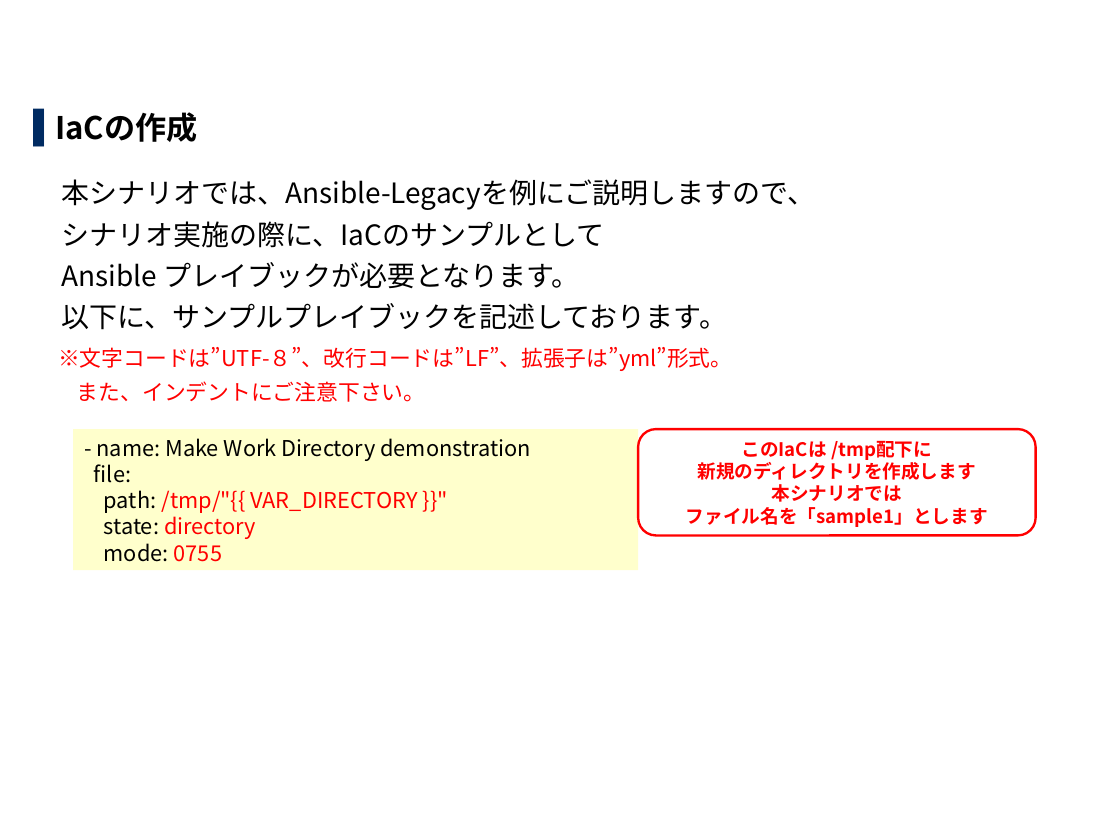
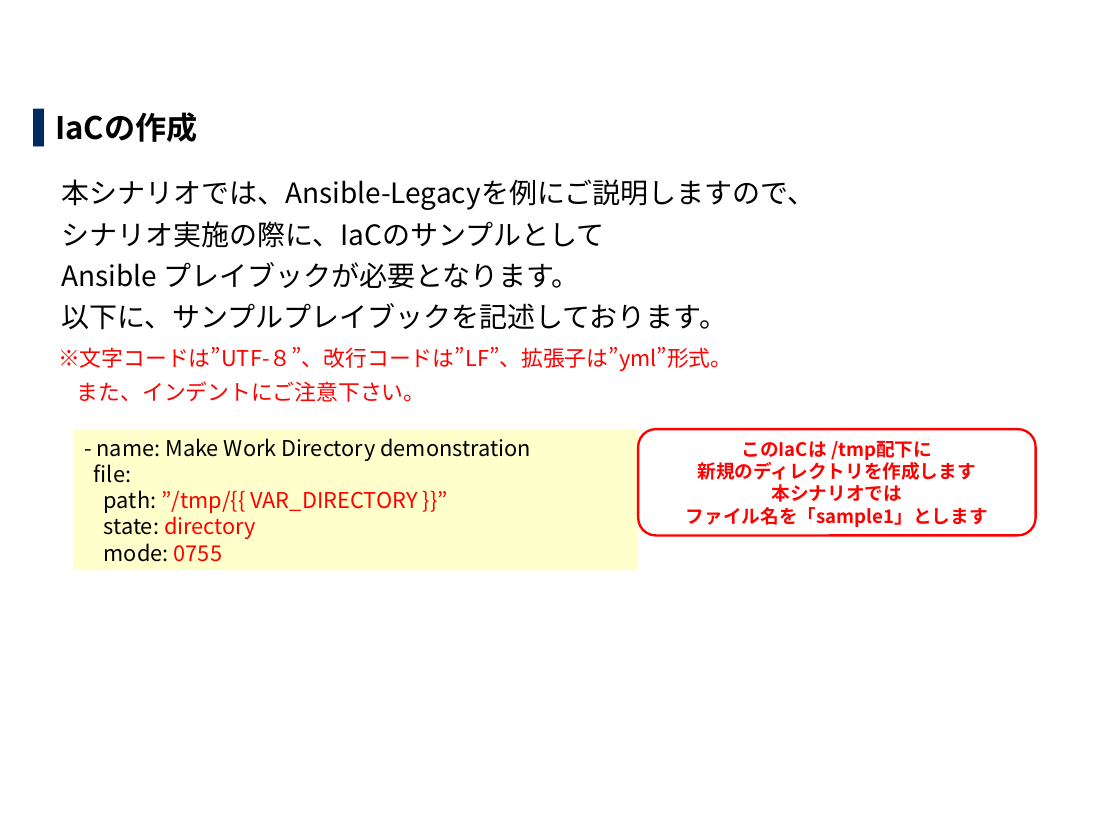
Before and after one commit to exastro-suite/it-automation-docs, a slide deck: slide 17 of asset/Learn_ja/ITA-base_practice_ja.pptx. Drawn at 1120x840 pixels with LibreOffice and Linux fonts; fonts in the diff are those of the drawing; background and template pictures are left out. Boxes give left, top, right and bottom in pixels: in the first picture for what was removed or moved away, otherwise in the second. Text is boxed around its words. In the diff, an @@ line names an element or a change of style, - is before the commit and + after.

```diff
--- a/asset/Learn_ja/ITA-base_practice_ja.pptx
+++ b/asset/Learn_ja/ITA-base_practice_ja.pptx
@@ text in rectangle at [94,464,418,562]: text changed @@
-file:
-path: /tmp/"{{ VAR_DIRECTORY }}"
-state: directory
-mode: 0755
+file:
+path: ”/tmp/{{ VAR_DIRECTORY }}”
+state: directory
+mode: 0755
```
Also in this commit, not shown: 1 other slide changed, 1 other file.
